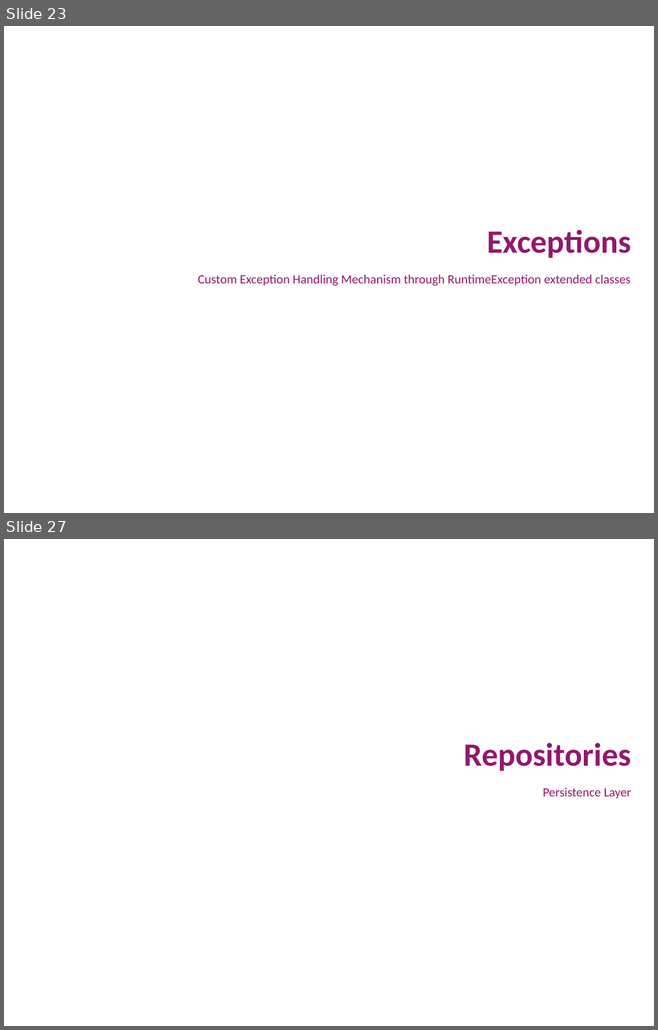
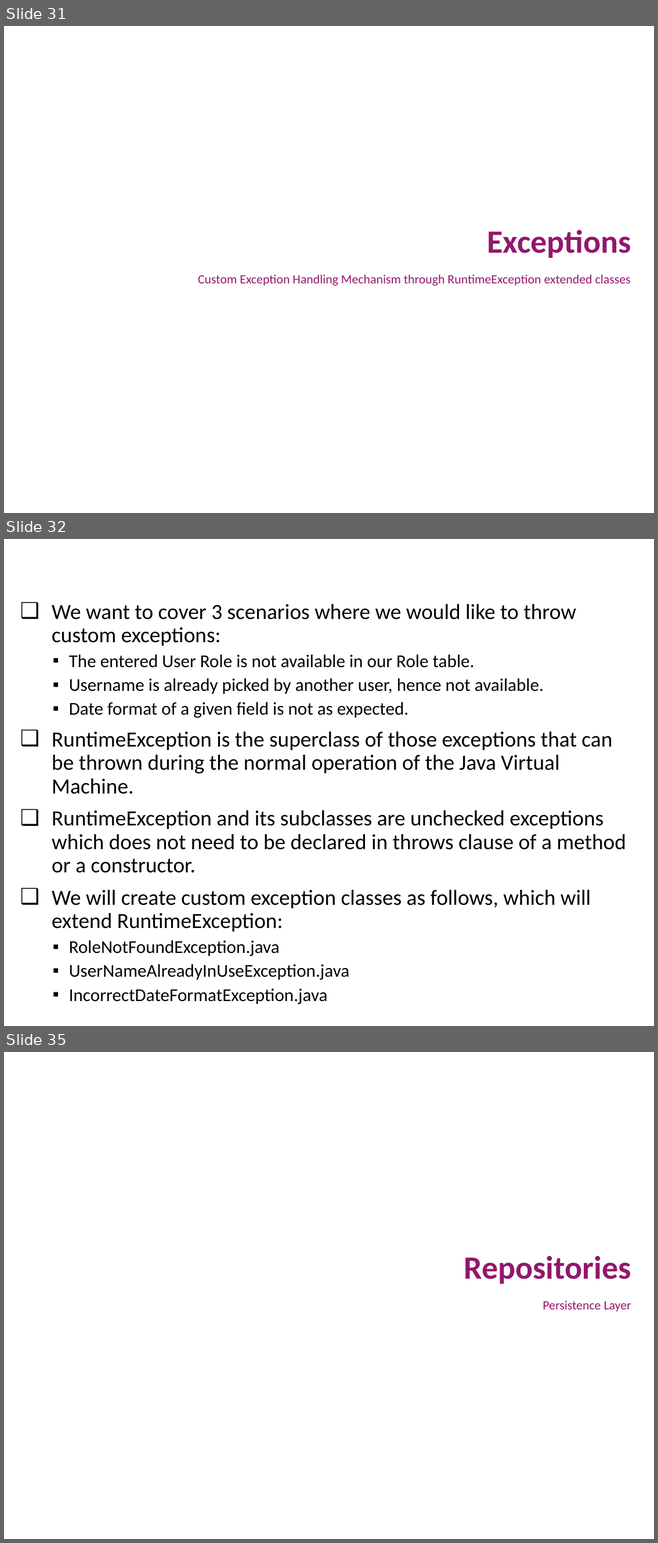
Before and after one commit to vishalrangras/spring-boot-sample, a slide deck: Developing with Spring Boot.pptx. Shown one above the other, each under a label of ours: slides 23 and 27 before the commit, slides 31, 32 and 35 after it; the slides between them are not shown. The pictures are 658x1030 and 658x1543 pixels, drawn with LibreOffice and Linux fonts; fonts in the diff are those of the drawing; background and template pictures are left out. Boxes give left, top, right and bottom in pixels: in the first picture for what was removed or moved away, otherwise in the second. Text is boxed around its words. In the diff, an @@ line names an element or a change of style, - is before the commit and + after.

```diff
--- a/Developing with Spring Boot.pptx
+++ b/Developing with Spring Boot.pptx
@@ slide 32 added at [4,539,654,1026], background #FFFFFF @@
@@ title added at [10,546,456,587], 24 pt, text #FFFFFF, bold @@
+Custom Exceptions
@@ text added at [52,604,626,1005], 24 pt, text #000000 @@
+❑ We want to cover 3 scenarios where we would like to throw custom exceptions:
+  ▪ The entered User Role is not available in our Role table.
+  ▪ Username is already picked by another user, hence not available.
+  ▪ Date format of a given field is not as expected.
+❑ RuntimeException is the superclass of those exceptions that can be thrown during the normal operation of the Java Virtual Machine.
+❑ RuntimeException and its subclasses are unchecked exceptions which does not need to be declared in throws clause of a method or a constructor.
+❑ We will create custom exception classes as follows, which will extend RuntimeException:
+  ▪ RoleNotFoundException.java
+  ▪ UserNameAlreadyInUseException.java
+  ▪ IncorrectDateFormatException.java
@@ what was slide 23 is now slide 31 @@
@@ what was slide 27 is now slide 35 @@
```
Also in this commit, not shown: 6 slides changed, 22 other slides added, 13 slides removed.
